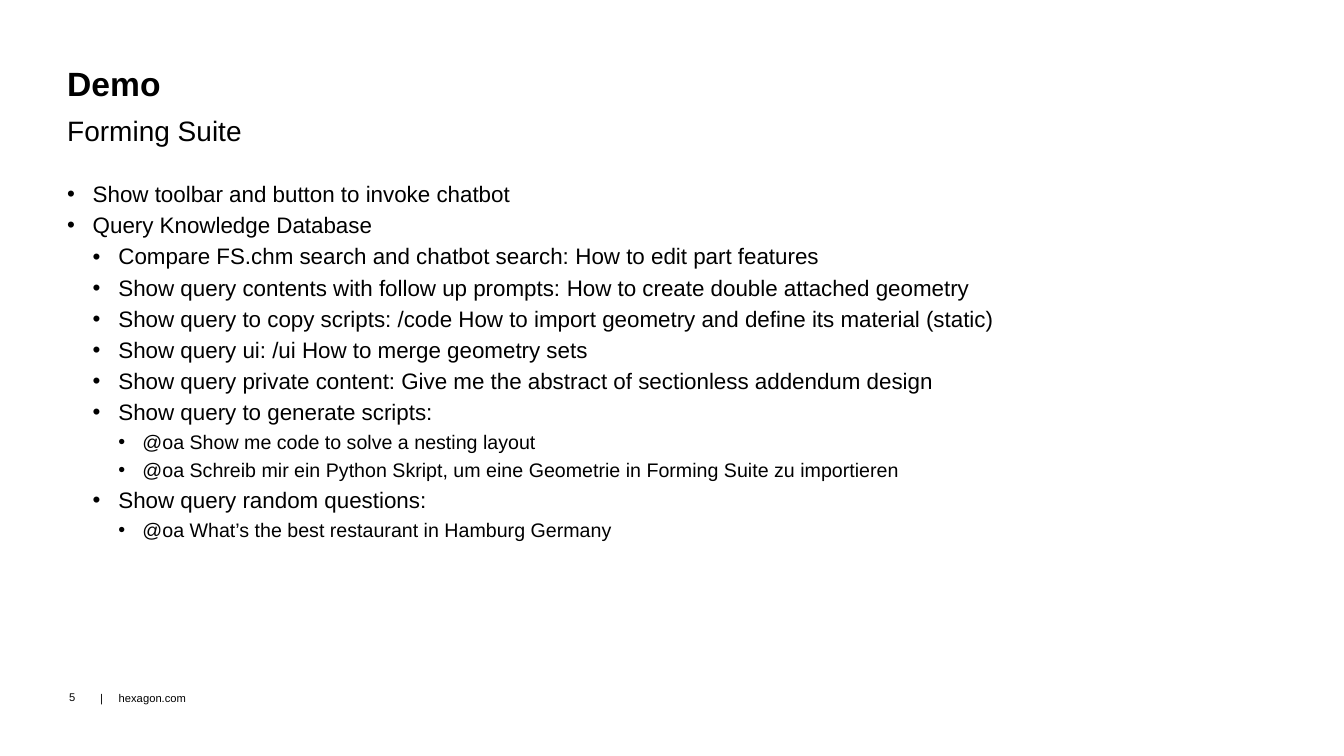
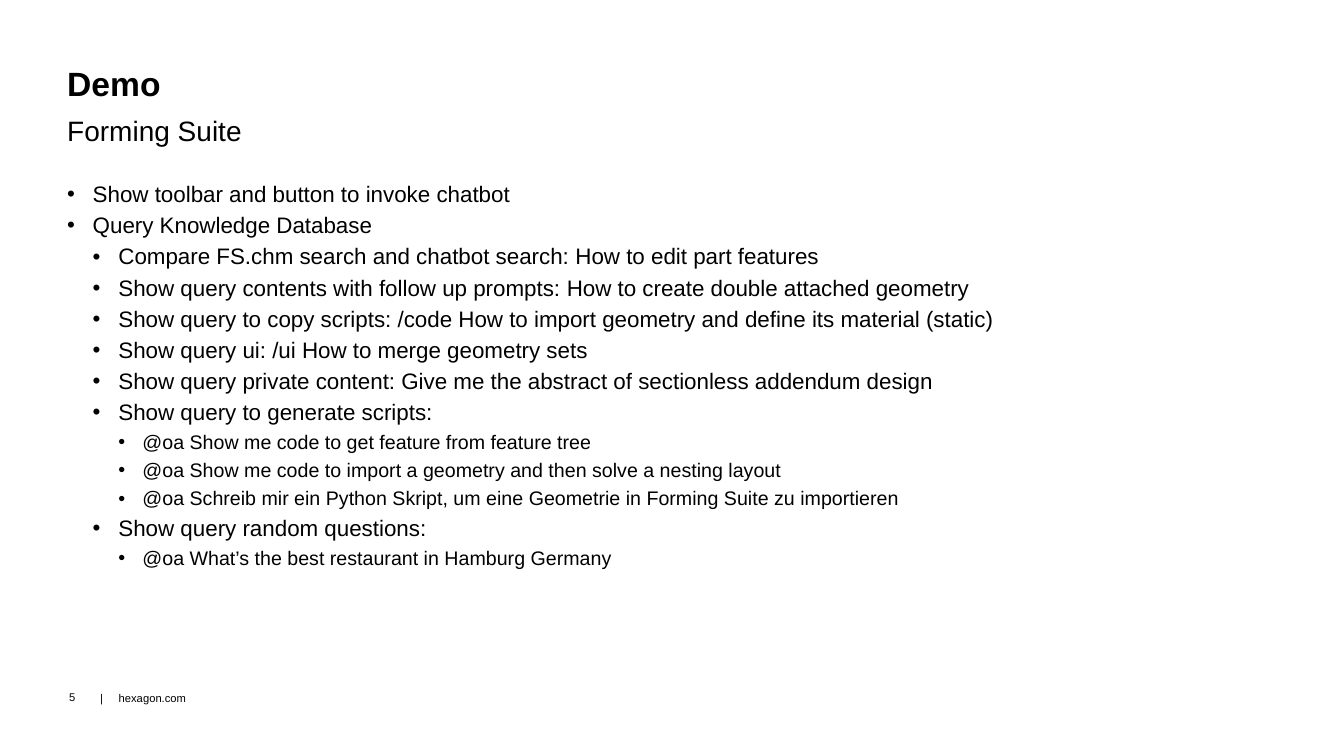
Before and after one commit to dongzgh/protos-vmccopilot, a slide deck: slide 5 of docs/VMC Hackathon 2024 - VMC.Chatbot - Demo.pptx. Drawn at 1344x756 pixels with LibreOffice and Linux fonts; fonts in the diff are those of the drawing; background and template pictures are left out. Boxes give left, top, right and bottom in pixels: in the first picture for what was removed or moved away, otherwise in the second. Text is boxed around its words. In the diff, an @@ line names an element or a change of style, - is before the commit and + after.

```diff
--- a/docs/VMC Hackathon 2024 - VMC.Chatbot - Demo.pptx
+++ b/docs/VMC Hackathon 2024 - VMC.Chatbot - Demo.pptx
@@ text at [142,434,780,481]: text changed @@
-    • @oa Show me code to solve a nesting layout
+    • @oa Show me code to get feature from feature tree
+    • @oa Show me code to import a geometry and then solve a nesting layout
```
Also in this commit, not shown: 1 other slide changed.
